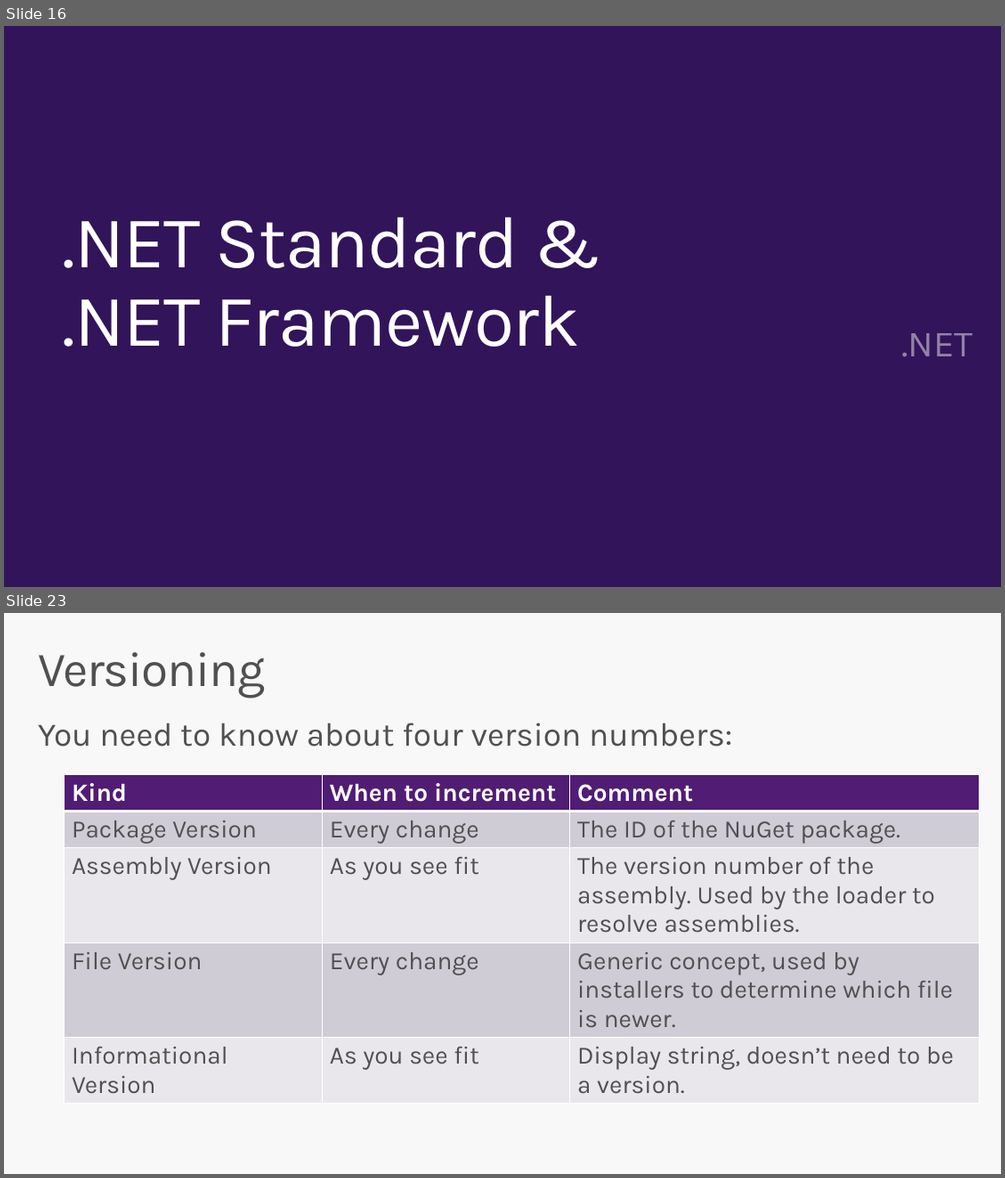
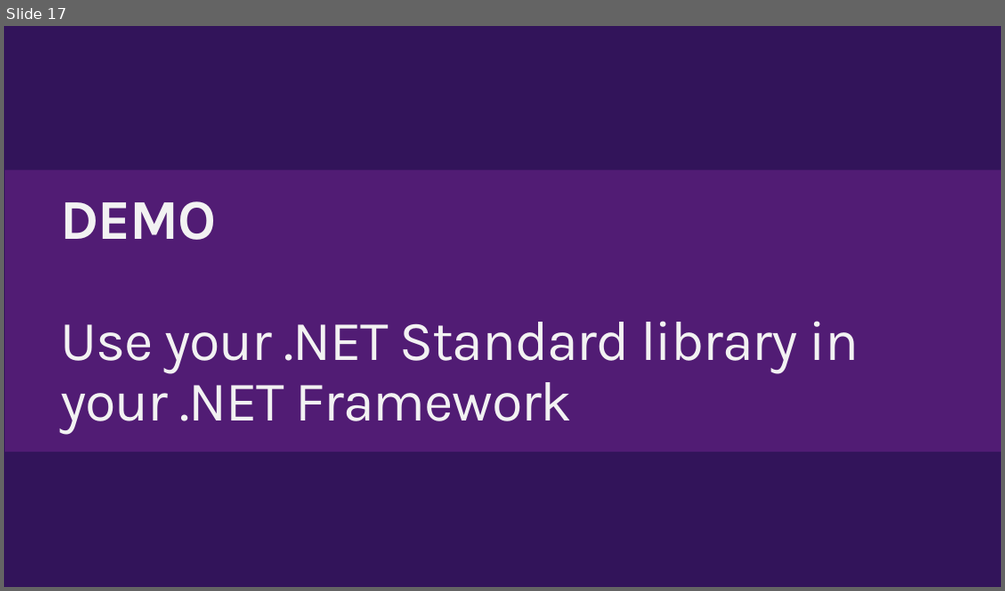
Before and after one commit to DotNetConfTh/dotnetconfth.github.io, a slide deck: sessions/2018/build-great-libraries-using-dot-net-standard/Build Great Libraries using .NET Standard.pptx. Shown one above the other, each under a label of ours: slides 16 and 23 before the commit, slide 17 after it; the slides between them are not shown. The pictures are 1005x1178 and 1005x591 pixels, drawn with LibreOffice and Linux fonts; fonts in the diff are those of the drawing; background and template pictures are left out. Boxes give left, top, right and bottom in pixels: in the first picture for what was removed or moved away, otherwise in the second. Text is boxed around its words. In the diff, an @@ line names an element or a change of style, - is before the commit and + after.

```diff
--- a/sessions/2018/build-great-libraries-using-dot-net-standard/Build Great Libraries using .NET Standard.pptx
+++ b/sessions/2018/build-great-libraries-using-dot-net-standard/Build Great Libraries using .NET Standard.pptx
@@ slide 23 removed at (x1=4, y1=613, x2=1001, y2=1174), background #F8F8F8 @@
@@ title removed at (x1=38, y1=652, x2=266, y2=698) @@
-Versioning
@@ text removed at (x1=38, y1=722, x2=732, y2=747) @@
-You need to know about four version numbers:
@@ table removed at (x1=64, y1=774, x2=979, y2=1097), 5 rows, 3 columns @@
-Kind | When to increment | Comment
-Package Version | Every change | The ID of the NuGet package.
-Assembly Version | As you see fit | The version number of the assembly. Used by the loader to resolve assemblies.
-File Version | Every change | Generic concept, used by installers to determine which file is newer.
-Informational Version | As you see fit | Display string, doesn’t need to be a version.
@@ what was slide 16 is now slide 17 @@
@@ slide 17 changed as well @@
@@ rectangle added at (x1=5, y1=169, x2=1001, y2=451), fill #511C74 @@
@@ title at (x1=60, y1=201, x2=858, y2=435): text changed; size 70.6 to 54 pt; text colour #FFFFFF to #F2F2F2 @@
-.NET Standard &
-.NET Framework
+DEMO
+Use your .NET Standard library in
+your .NET Framework
@@ text removed at (x1=901, y1=333, x2=973, y2=356) @@
-.NET
```
Also in this commit, not shown: 7 other slides changed, 16 slides added, 23 other slides removed, 20 other files.
